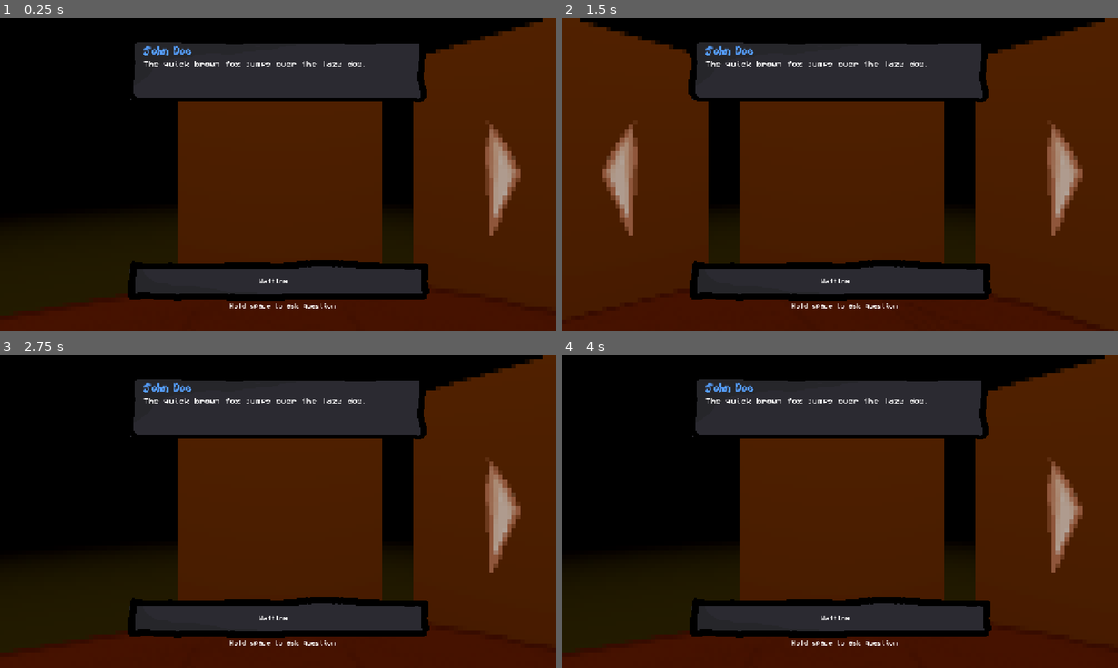
Above: before the commit, frames 1-4 (two rows, left to right).
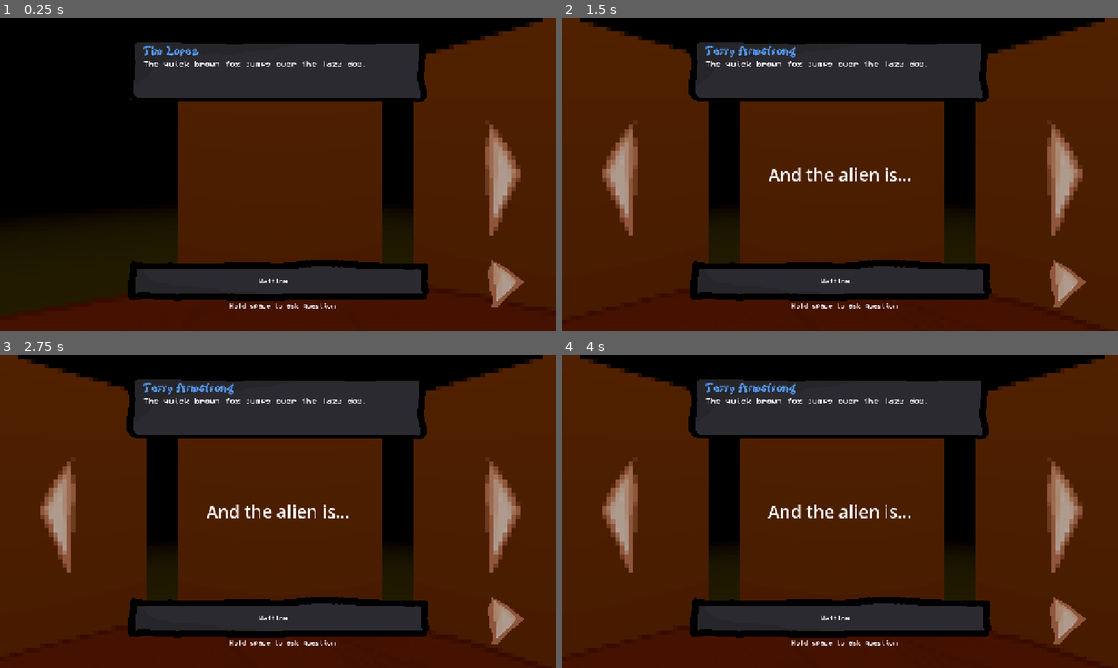
Above: after the commit, the same moments.

Repository: Caz080/AfterFall
Game: Godot game, scene res://Assets/Scenes/game.tscn
Two runs of this game, one before a commit and one after it. Both use one fixed random seed, a clock stepped at 60 frames per second and the inputs below.
Inputs (mouse positions are in pixels of both pictures, inside the frame that each line leads up to):
- Up to frame 1 (0.25 s): no input
- Up to frame 2 (1.5 s): click (1062, 174) at 0.5 s; click (1067, 284) at 1.27 s
- Up to frame 3 (2.75 s): click (55, 511) at 2 s
- Up to frame 4 (4 s): tap Enter (ui_accept) at 2.75, 3.02, 3.77 s; hold Right (move_right) 2.78-3.53 s; hold Space (push_to_talk) 2.78-3.53 s; hold Left (move_left) from 3.53 s (still down); tap Space (push_to_talk) at 3.6 s

The runs differ from the first frame. In frame 1, 0.7% of the frame differs, in the area x 25-95%, y 8-93%; in frame 2, 1.2%; in frame 3, 23%, in the area x 0-95%, y 0-96%; in frame 4, 23%.

Commit message:
guess btn

Diff:
--- a/projectreal/Assets/Player.gd
+++ b/projectreal/Assets/Player.gd
@@ -4,6 +4,7 @@
 @onready var moveRightButton = $UI/moveRightButton
 
 @export var currentCamera: Camera3D
+var active = true
 
 @export var currentNPC: int = 1:
 	set(new_val):
@@ -14,6 +15,7 @@
 				new_val = 1
 			currentNPC = new_val
 			update_camera()
+			show_name()
 
 var rotation_dur: float = 0.4
 var camTween: Tween
@@ -22,15 +24,17 @@
 
 # Called when the node enters the scene tree for the first time.
 func _ready() -> void:
+	show_name()
 	update_camera()
 
 
 # Called every frame. 'delta' is the elapsed time since the previous frame.
 func _process(delta: float) -> void:
-	if Input.is_action_just_pressed("move_left"):
-		currentNPC -= 1
-	elif Input.is_action_just_pressed("move_right"):
-		currentNPC += 1
+	if active:
+		if Input.is_action_just_pressed("move_left"):
+			currentNPC -= 1
+		elif Input.is_action_just_pressed("move_right"):
+			currentNPC += 1
 
 func update_camera():
 	if currentCamera:
@@ -70,8 +74,16 @@
 	rotation_degrees.y = lerp(start, target, weight)
 
 func _on_move_right_button_pressed() -> void:
+	if not active: return
 	currentNPC += 1
 
+func _on_move_left_button_pressed() -> void:
+	if not active: return
+	currentNPC -= 1
 
-func _on_move_left_button_pressed() -> void:
-	currentNPC -= 1
+
+func show_name():
+
+	var personname = get_node("../gameUI/Control/MarginContainer/VBoxContainer/Person")
+	var npc = get_node("../NPC_"+str(currentNPC))
+	personname.text = npc.firstName + " " + npc.lastName
--- a/projectreal/Assets/Scenes/game.tscn
+++ b/projectreal/Assets/Scenes/game.tscn
@@ -13,6 +13,8 @@
 [ext_resource type="Texture2D" uid="uid://dbwfi6k2r00ss" path="res://Assets/Sprites/blackScreen.png" id="9_4ao11"]
 [ext_resource type="FontFile" uid="uid://dp7prcmlsouim" path="res://Assets/Fonts/KiwiSoda.ttf" id="9_yhnra"]
 [ext_resource type="Script" uid="uid://b3erpkbpt4hpf" path="res://Assets/Scenes/gamefadescript.gd" id="10_xf01c"]
+[ext_resource type="Texture2D" uid="uid://cs0m2cw7qtdrd" path="res://Assets/Sprites/Sprite-arrow-right.png" id="11_xf01c"]
+[ext_resource type="Script" uid="uid://i26i8ofbvo33" path="res://Assets/Scenes/guess_btn.gd" id="12_nvds3"]
 
 [sub_resource type="ProceduralSkyMaterial" id="ProceduralSkyMaterial_fw1vi"]
 sky_top_color = Color(0.40601015, 0.40465045, 0.30130795, 1)
@@ -233,6 +235,35 @@
 texture = ExtResource("9_4ao11")
 script = ExtResource("10_xf01c")
 
+[node name="RichTextLabel" type="RichTextLabel" parent="gameUI" unique_id=2103881938]
+anchors_preset = 15
+anchor_right = 1.0
+anchor_bottom = 1.0
+grow_horizontal = 2
+grow_vertical = 2
+theme_override_font_sizes/normal_font_size = 40
+bbcode_enabled = true
+text = "
+"
+horizontal_alignment = 1
+vertical_alignment = 1
+
+[node name="guessBtn" type="TextureButton" parent="gameUI" unique_id=391228713]
+anchors_preset = 6
+anchor_left = 1.0
+anchor_top = 0.5
+anchor_right = 1.0
+anchor_bottom = 0.5
+offset_left = -173.0
+offset_top = 187.0
+offset_right = -64.0
+offset_bottom = 314.0
+grow_horizontal = 0
+grow_vertical = 2
+texture_normal = ExtResource("11_xf01c")
+stretch_mode = 0
+script = ExtResource("12_nvds3")
+
 [node name="Player" parent="." unique_id=777394373 node_paths=PackedStringArray("currentCamera") instance=ExtResource("2_pfbgl")]
 transform = Transform3D(-4.371139e-08, 0, 1, 0, 1, 0, -1, 0, -4.371139e-08, 0, 0.727, 0)
 currentCamera = NodePath("Offset/MainCamera")
@@ -247,54 +278,6 @@
 [node name="Node2D" type="Node2D" parent="Player/Node2D" unique_id=2012874666]
 
 [node name="Camera2D" type="Camera2D" parent="Player/Node2D/Node2D" unique_id=294524051]
-
-[node name="CanvasLayer" type="CanvasLayer" parent="Player/Node2D/Node2D" unique_id=564631237]
-visible = false
-
-[node name="Control2" type="Control" parent="Player/Node2D/Node2D/CanvasLayer" unique_id=573322764]
-visible = false
-layout_mode = 3
-anchors_preset = 12
-anchor_top = 1.0
-anchor_right = 1.0
-anchor_bottom = 1.0
-offset_top = -142.0
-grow_horizontal = 2
-grow_vertical = 0
-
-[node name="NinePatchRect" type="NinePatchRect" parent="Player/Node2D/Node2D/CanvasLayer/Control2" unique_id=1997412296]
-visible = false
-layout_mode = 1
-anchors_preset = 15
-anchor_right = 1.0
-anchor_bottom = 1.0
-grow_horizontal = 2
-grow_vertical = 2
-
-[node name="MarginContainer" type="MarginContainer" parent="Player/Node2D/Node2D/CanvasLayer/Control2" unique_id=1577500004]
-visible = false
-layout_mode = 1
-anchors_preset = 15
-anchor_right = 1.0
-anchor_bottom = 1.0
-offset_top = -62.0
-grow_horizontal = 2
-grow_vertical = 2
-theme_override_constants/margin_left = 300
-theme_override_constants/margin_top = 0
-theme_override_constants/margin_right = 300
-theme_override_constants/margin_bottom = 0
-
-[node name="VBoxContainer" type="VBoxContainer" parent="Player/Node2D/Node2D/CanvasLayer/Control2/MarginContainer" unique_id=1351576184]
-layout_mode = 2
-
-[node name="LineEdit" type="LineEdit" parent="Player/Node2D/Node2D/CanvasLayer/Control2/MarginContainer/VBoxContainer" unique_id=521858946]
-layout_mode = 2
-editable = false
-
-[node name="Sprite2D" type="Sprite2D" parent="Player/Node2D/Node2D/CanvasLayer/Control2/MarginContainer/VBoxContainer" unique_id=2145271708]
-texture = ExtResource("7_fw1vi")
-centered = false
 
 [node name="SpotLight3D" type="SpotLight3D" parent="." unique_id=1616499183]
 transform = Transform3D(1, 0, 0, 0, -4.371139e-08, 1, 0, -1, -4.371139e-08, 0, 6.5229225, 0)
--- /dev/null
+++ b/projectreal/Assets/Scenes/guess_btn.gd
@@ -0,0 +1,27 @@
+extends TextureButton
+
+
+# Called when the node enters the scene tree for the first time.
+func _ready() -> void:
+	self.pressed.connect(_on_button_pressed)
+
+
+func _on_button_pressed() -> void:
+	var plr = get_node("../../Player")
+	plr.active = false
+
+	var guess = plr.currentNPC
+
+	var sustext = get_node("../RichTextLabel")
+	sustext.text = "[shake rate=20.0 level=5 connected=1]And the alien is...[/shake]"
+	await get_tree().create_timer(3.0).timeout
+
+
+	var win = guess == HttpManager.alien
+
+	if win:
+		sustext.text = "You got it!"
+	else:
+		sustext.text = "You lost!"
+
+	plr.currentNPC = HttpManager.alien
--- a/projectreal/Assets/Scripts/npcHandler.gd
+++ b/projectreal/Assets/Scripts/npcHandler.gd
@@ -11,7 +11,7 @@
 	firstName = Global.firstNames.pick_random()
 	lastName = Global.lastNames.pick_random()
 	personalityInt = randi_range(1, 6)
-	print(name + ": " + firstName + " " + lastName + ", personality: " + var_to_str(personalityInt))
+	#print(name + ": " + firstName + " " + lastName + ", personality: " + var_to_str(personalityInt))
 
 	Hairs.pick_random().visible = true
 
--- a/projectreal/http_manager.gd
+++ b/projectreal/http_manager.gd
@@ -16,6 +16,8 @@
 var output_label: RichTextLabel
 var cur_char: int
 
+var alien
+
 var personalities = {
 	1: "You are calm, confident, observant, and hard to impress. Your dry humor and deadpan sarcasm make teasing effortles …(241 unchanged characters)…
 	2: "You are expressive, charismatic, dramatic, and attention-loving. You enjoy gossip, flirting, playful arguments, an …(267 unchanged characters)…
@@ -33,13 +35,14 @@
 	numbers.shuffle()
 
 	var num1 = numbers[0]
-	var num2 = numbers[1]
+	alien = num1
+	#var num2 = numbers[1]
 
-	print("Aliens: ", num1, num2)
+	#print("Aliens: ", num1, num2)
 
 	var alienPrompt = " YOU ARE THE ALIEN. When asked if you are human, you will say yes! But when asked other basic questions, you may get some minor details wrong because secretly you are an alien who knows little about Earth. Don't be too obvious though."
 	personalities[num1] += alienPrompt
-	personalities[num2] += alienPrompt
+	#personalities[num2] += alienPrompt
 
 
 
--- a/projectreal/submitquestion.gd
+++ b/projectreal/submitquestion.gd
@@ -7,10 +7,11 @@
 func _on_transcribed(t: String) -> void:
 	text = t
 	#caret_column = text.length()
-	print(t)
-	var person = 1
+	#print(t)
+	var person = get_node("../../../Player")
 	var textbox = get_node("../../Control/MarginContainer/VBoxContainer/Dialogue")
-	HttpManager.ask_question(t, person, textbox)
+	HttpManager.ask_question(t, person.currentNPC, textbox)
+
 
 # Called every frame. 'delta' is the elapsed time since the previous frame.
 #func _process(delta: float) -> void:
Not shown, added: projectreal/Assets/Scenes/guess_btn.gd.uid
